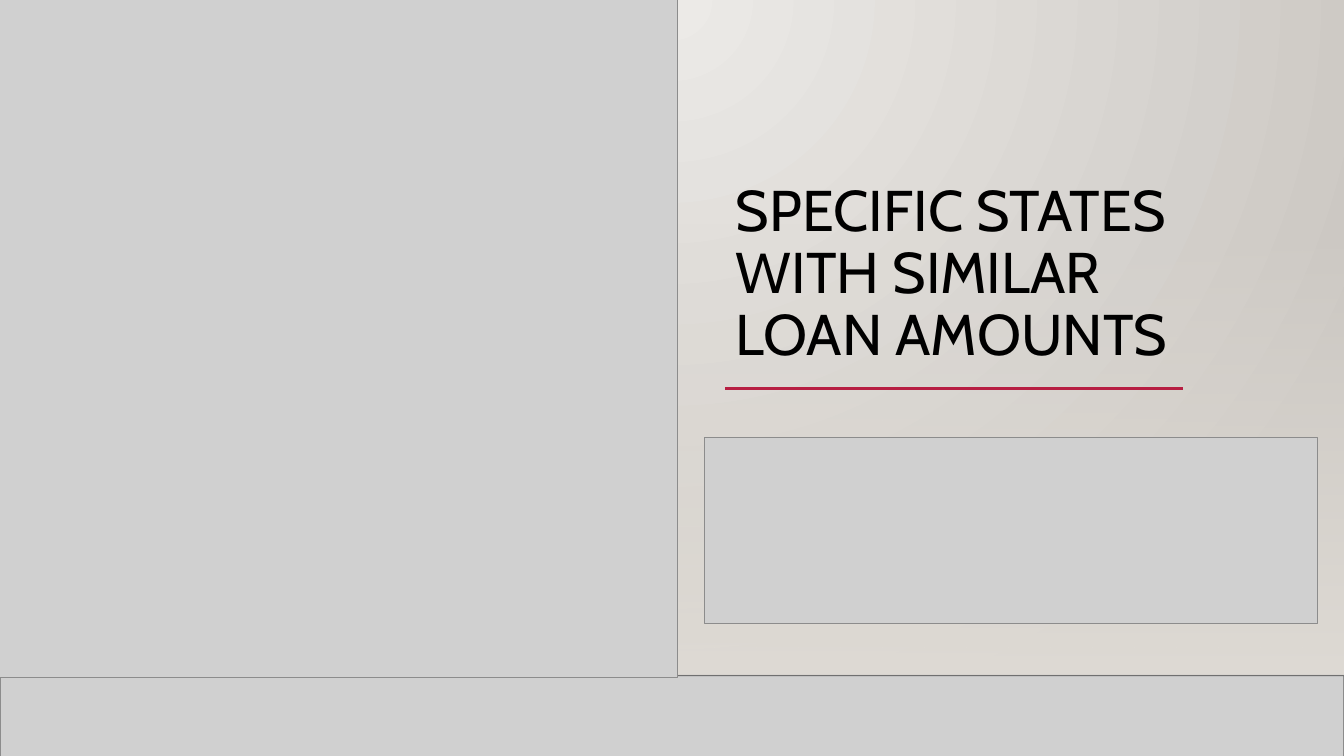
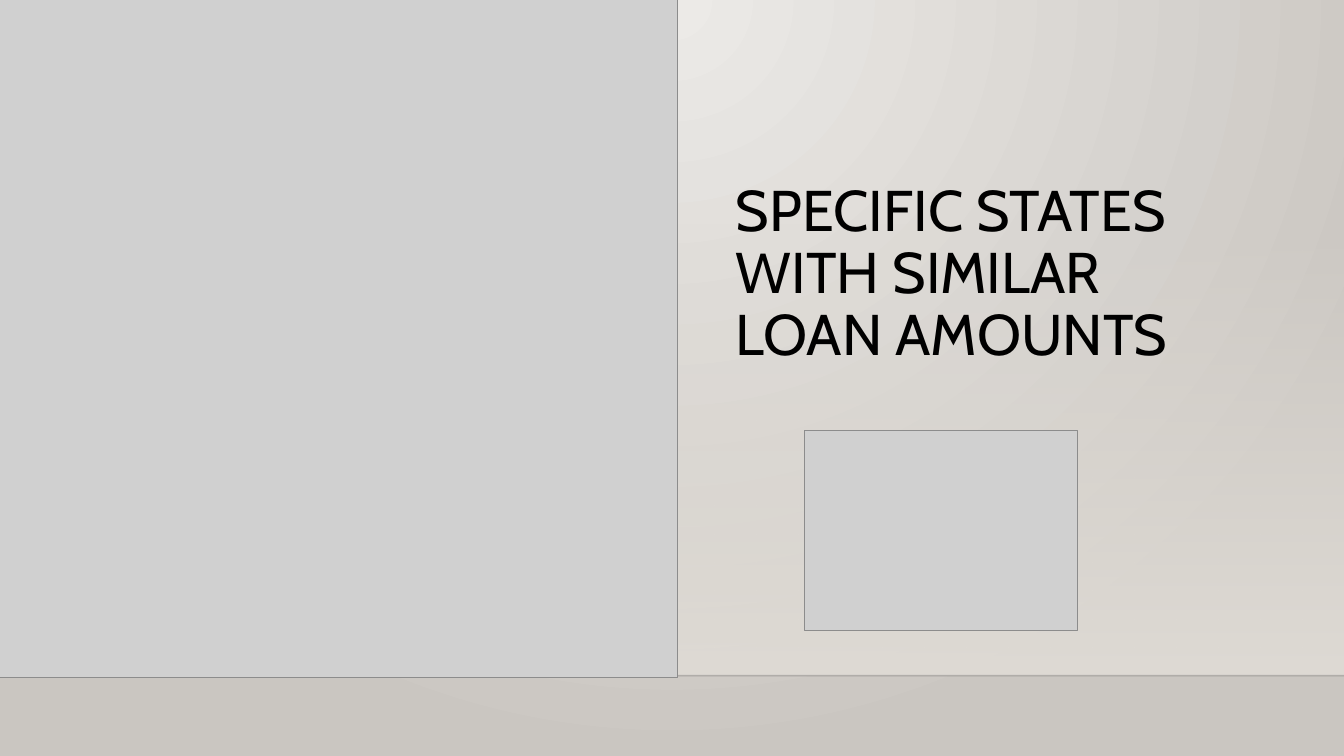
Before and after one commit to Mark-Liang-2000/Student-Loan-Analysis, a slide deck: slide 10 of Student Loan Analysis powerpoint.pptx (slide 8 before the commit). Drawn at 1344x756 pixels with LibreOffice and Linux fonts; fonts in the diff are those of the drawing; grey boxes stand for pictures; background and template pictures are left out. Boxes give left, top, right and bottom in pixels: in the first picture for what was removed or moved away, otherwise in the second. Text is boxed around its words. In the diff, an @@ line names an element or a change of style, - is before the commit and + after.

```diff
--- a/Student Loan Analysis powerpoint.pptx
+++ b/Student Loan Analysis powerpoint.pptx
@@ rectangle removed at <box>0,0,1344,756</box> @@
@@ rectangle removed at <box>0,223,1344,676</box> @@
@@ rectangle removed at <box>0,223,1344,676</box> @@
@@ line removed from (266, 389) to (1219, 389) @@
@@ line removed from (726, 389) to (1183, 389) @@
@@ picture removed at <box>705,438,1318,623</box> @@
@@ picture added at <box>805,431,1078,631</box> @@
@@ line removed from (0, 676) to (1344, 676) @@
@@ picture removed at <box>0,676,1344,756</box> @@
@@ line removed from (0, 676) to (1344, 676) @@
```
